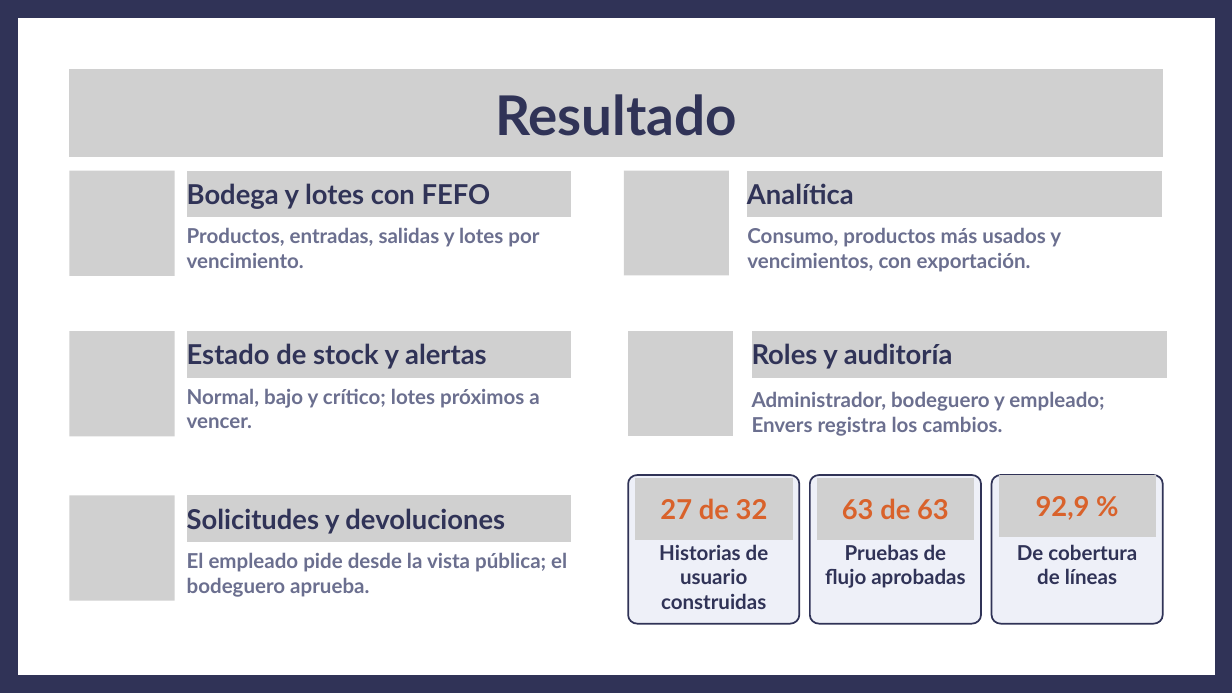
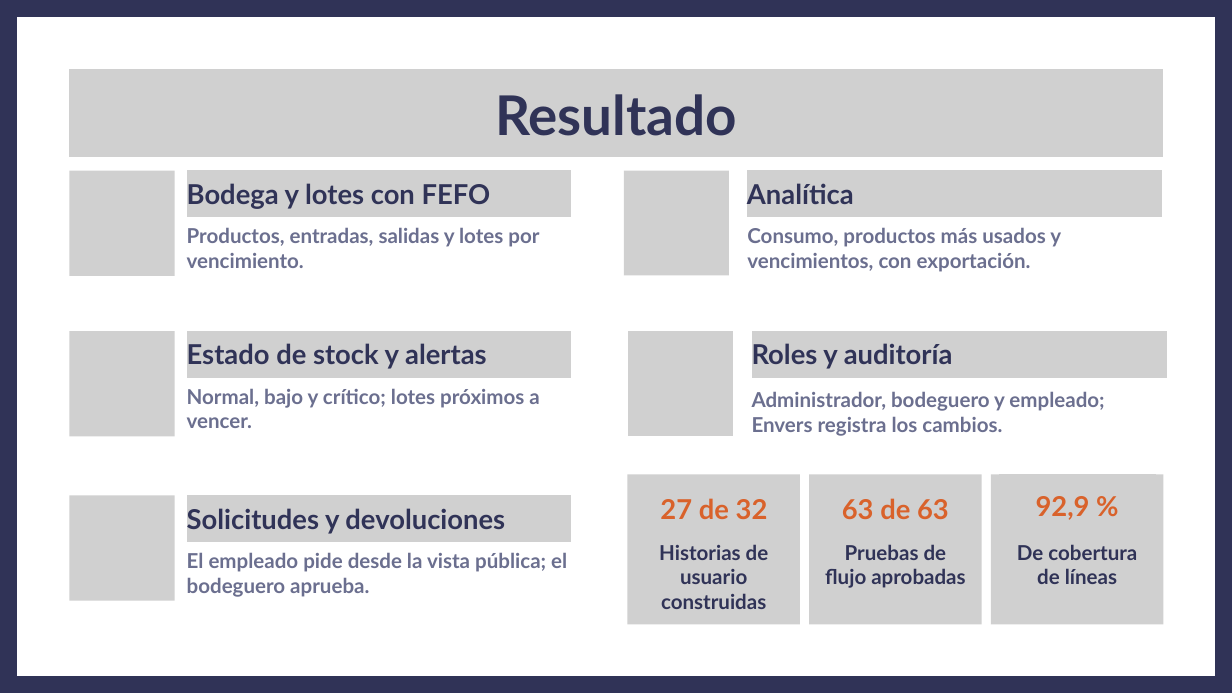
Before and after one commit to ezequielesq/SAN-BERNARDO-MALLEN-GONZALEZ-PTY4614-002D-EQUIPO-3, a slide deck: slide 6 of FASE 2/EVIDENCIAS PROYECTO/PRESENTACIÓN FASE 2 - CAPSTONE.pptx (slide 5 before the commit). Drawn at 1232x693 pixels with LibreOffice and Linux fonts; fonts in the diff are those of the drawing; grey boxes stand for pictures. Boxes give left, top, right and bottom in pixels: in the first picture for what was removed or moved away, otherwise in the second. Text is boxed around its words. In the diff, an @@ line names an element or a change of style, - is before the commit and + after.

```diff
--- a/FASE 2/EVIDENCIAS PROYECTO/PRESENTACIÓN FASE 2 - CAPSTONE.pptx
+++ b/FASE 2/EVIDENCIAS PROYECTO/PRESENTACIÓN FASE 2 - CAPSTONE.pptx
@@ freeform shape removed at [628, 475, 800, 623] @@
@@ picture added at [628, 474, 800, 624] @@
@@ picture added at [636, 477, 793, 540] @@
@@ picture added at [809, 474, 982, 624] @@
@@ freeform shape removed at [810, 475, 981, 623] @@
@@ picture added at [817, 477, 974, 540] @@
@@ picture added at [991, 474, 1164, 624] @@
@@ freeform shape removed at [992, 475, 1163, 623] @@
@@ picture added at [999, 474, 1156, 537] @@
```
Also in this commit, not shown: 29 other slides changed, 2 slides added, 1 other file.
